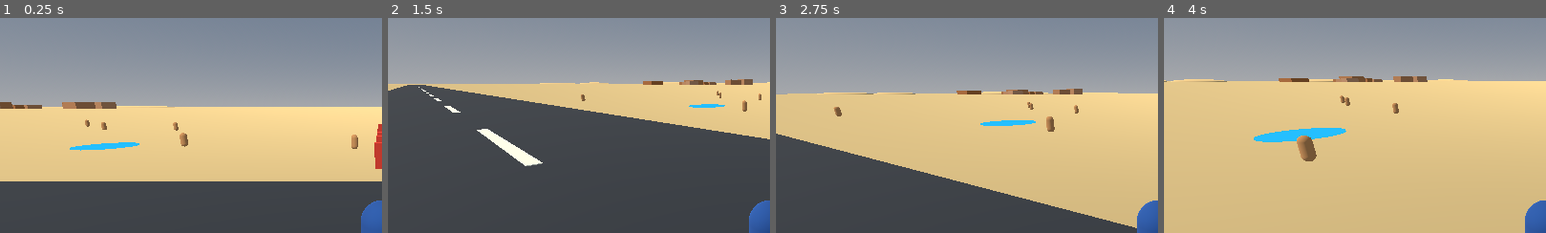
Above: before the commit, frames 1-4 (left to right).
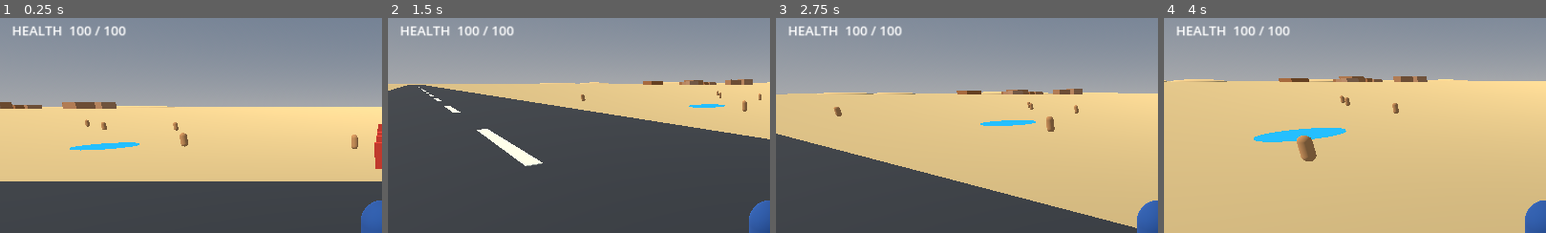
Above: after the commit, the same moments.

Repository: gyarasigujjar57-ops/ProjectZ-OpenWorld
Game: Godot game, scene res://scenes/Main.tscn
Same seed, same stepped clock (60 frames per second), same inputs: the game is played once before the commit and once after it.
Inputs (mouse positions are % of the whole screen's width and height, from its top left):
- Up to frame 1 (0.25 s): no input
- Up to frame 2 (1.5 s): tap Enter (ui_accept) at 0.5, 0.77 s; move the mouse to (72, 45) at 0.52 s; hold Right (ui_right) 0.53-1.28 s; tap E at 0.6 s; click (72, 45) at 0.67 s; move the mouse to (45, 50) at 1.27 s; hold Up (ui_up) from 1.28 s (still down); tap F at 1.35 s
- Up to frame 3 (2.75 s): keep holding Up (ui_up); tap Enter (ui_accept) at 1.52 s; move the mouse to (52, 48) at 2.02 s; hold Shift from 2.03 s (still down)
- Up to frame 4 (4 s): keep holding Up (ui_up); move the mouse to (49, 52) at 2.77 s; release Shift at 2.78 s; tap E at 2.85 s; click (49, 52) at 2.92 s; tap Enter (ui_accept) at 3.02, 3.77 s; move the mouse to (57, 51) at 3.52 s; tap F at 3.6 s
The pictures show only the part of the screen within x 0-50%, y 13-63%; the shares and areas given below are measured in that part.

The runs differ from the first frame. In frame 1, 0.7% of the frame differs, in the area x 3-33%, y 3-9%; in frame 2, 0.6%; in frame 3, 0.7%; in frame 4, 0.6%.

Commit message:
Add player health HUD and healing system

Diff:
--- a/scripts/player.gd
+++ b/scripts/player.gd
@@ -14,6 +14,8 @@
 var touch_right := false
 var touch_sprint := false
 var current_vehicle: CharacterBody3D
+var health := 100
+var health_label: Label
 
 func _ready() -> void:
 	var shape := CapsuleShape3D.new()
@@ -42,6 +44,37 @@
 	camera.current = true
 	camera_pivot.add_child(camera)
 	_create_mobile_controls()
+	_create_health_hud()
+
+
+func _create_health_hud() -> void:
+	var layer := CanvasLayer.new()
+	layer.name = "StatusHUD"
+	layer.layer = 4
+	add_child(layer)
+	health_label = Label.new()
+	health_label.position = Vector2(20, 100)
+	health_label.size = Vector2(220, 34)
+	health_label.add_theme_font_size_override("font_size", 22)
+	layer.add_child(health_label)
+	_update_health_hud()
+
+func _update_health_hud() -> void:
+	if health_label != null:
+		health_label.text = "HEALTH  %d / 100" % health
+
+func heal(amount: int = 100) -> void:
+	health = mini(100, health + maxi(0, amount))
+	_update_health_hud()
+
+func take_damage(amount: int) -> void:
+	health = maxi(0, health - maxi(0, amount))
+	_update_health_hud()
+	if health <= 0:
+		health = 100
+		global_position = Vector3(0, 2, 0)
+		velocity = Vector3.ZERO
+		_update_health_hud()
 
 func _create_mobile_controls() -> void:
 	var layer := CanvasLayer.new()
